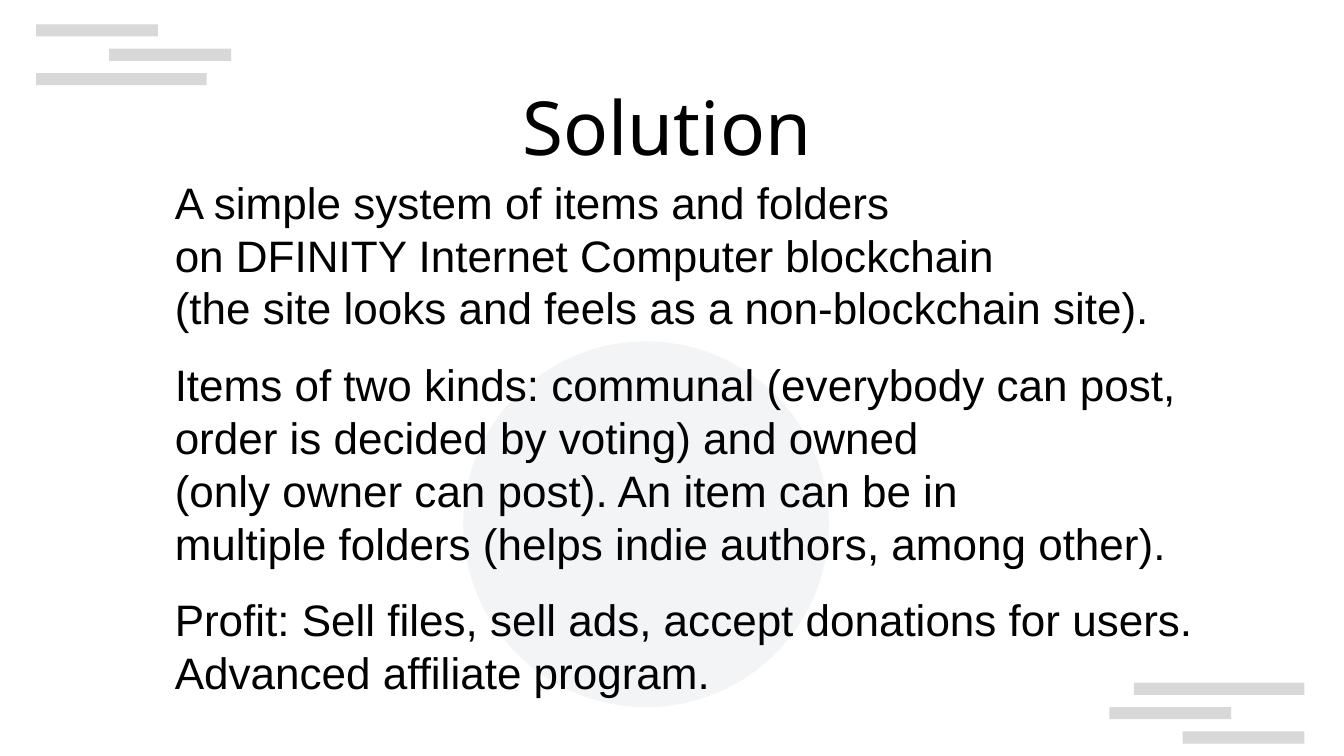
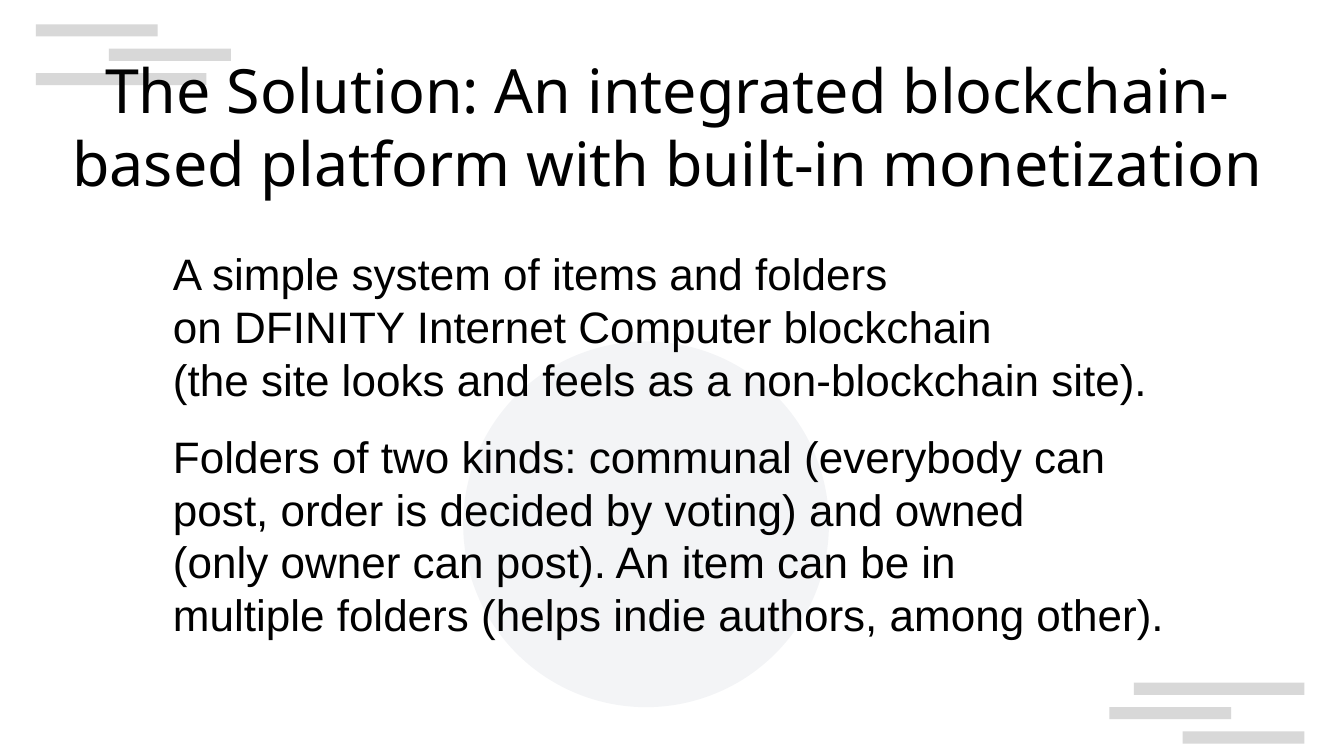
Before and after one commit to vporton/zondirectory2, a slide deck: slide 4 of docs/presentation.odp. Drawn at 1344x756 pixels with LibreOffice and Linux fonts; fonts in the diff are those of the drawing; background and template pictures are left out. Boxes give left, top, right and bottom in pixels: in the first picture for what was removed or moved away, otherwise in the second. Text is boxed around its words. In the diff, an @@ line names an element or a change of style, - is before the commit and + after.

```diff
--- a/docs/presentation.odp
+++ b/docs/presentation.odp
@@ title added at (72, 66, 1262, 201), 36 pt, text #000000 @@
+The Solution: An integrated blockchain-based platform with built-in monetization
@@ title removed at (523, 98, 812, 156) @@
-Solution
@@ text "A simple system of items ...": place and size @@
-text "A simple system of items ..." at (175, 187, 1192, 698)
+text "A simple system of items ..." at (173, 258, 1163, 640)
@@ text at (173, 441, 1163, 640): text changed @@
-Items of two kinds: communal (everybody can post,
-order is decided by voting) and owned
-(only owner can post). An item can be in
-multiple folders (helps indie authors, among other).
-Profit: Sell files, sell ads, accept donations for users.
-Advanced affiliate program.
+Folders of two kinds: communal (everybody can
+post, order is decided by voting) and owned
+(only owner can post). An item can be in
+multiple folders (helps indie authors, among other).
```
Also in this commit, not shown: 2 other slides changed, 2 slides added.
